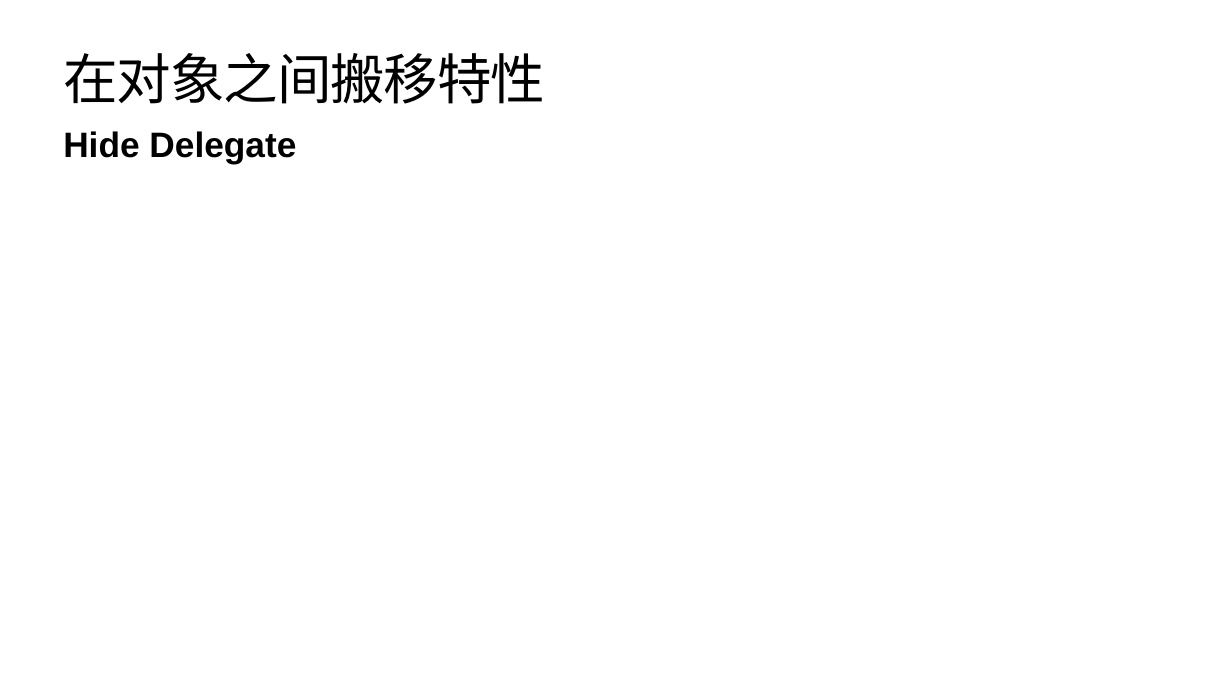
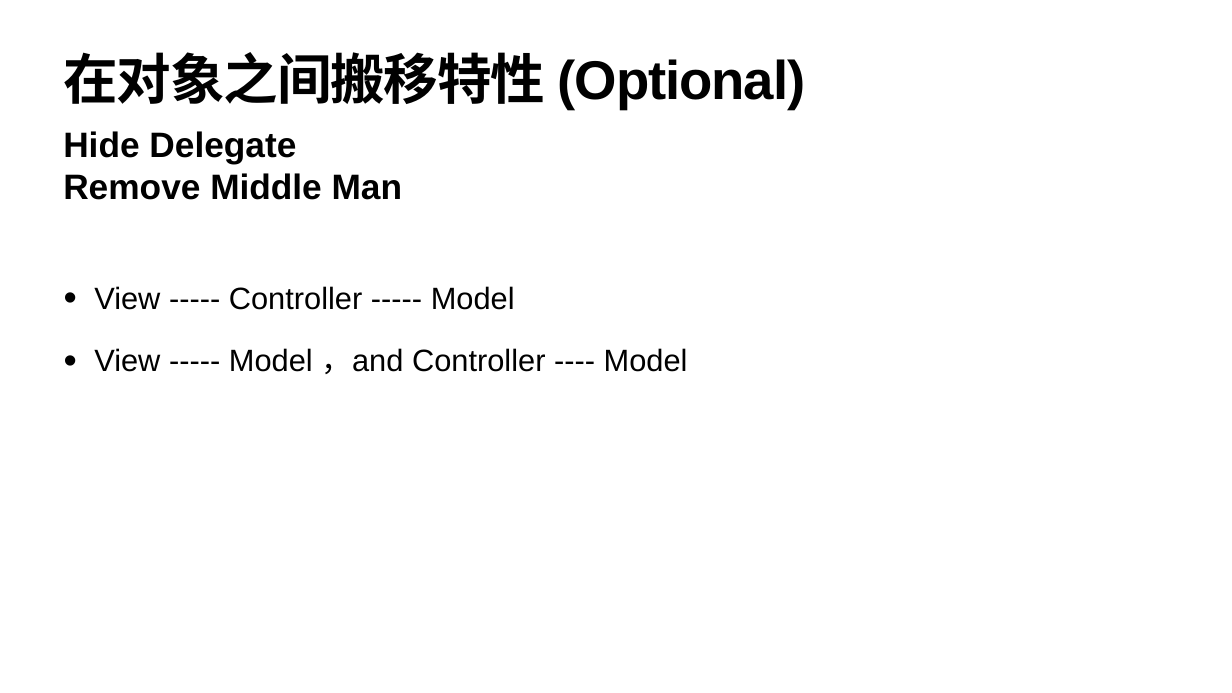
Before and after one commit to YingVickyCao/YingVickyCao.github.io, a slide deck: slide 20 of books/Refactoring/session/Refactoring_2.pptx. Drawn at 1232x693 pixels with LibreOffice and Linux fonts; fonts in the diff are those of the drawing. Boxes give left, top, right and bottom in pixels: in the first picture for what was removed or moved away, otherwise in the second. Text is boxed around its words. In the diff, an @@ line names an element or a change of style, - is before the commit and + after.

```diff
--- a/books/Refactoring/session/Refactoring_2.pptx
+++ b/books/Refactoring/session/Refactoring_2.pptx
@@ title at [64,52,806,109]: text changed; bold on @@
-在对象之间搬移特性
+在对象之间搬移特性 (Optional)
@@ text at [63,173,403,200]: paragraph added @@
+Remove Middle Man
@@ text added at [94,286,688,374], 48 pt, text #000000 @@
+• View ----- Controller ----- Model
+• View ----- Model ，and Controller ---- Model
```
Also in this commit, not shown: 54 other slides changed, 1 slide added, 14 slides removed, 2 other files.
